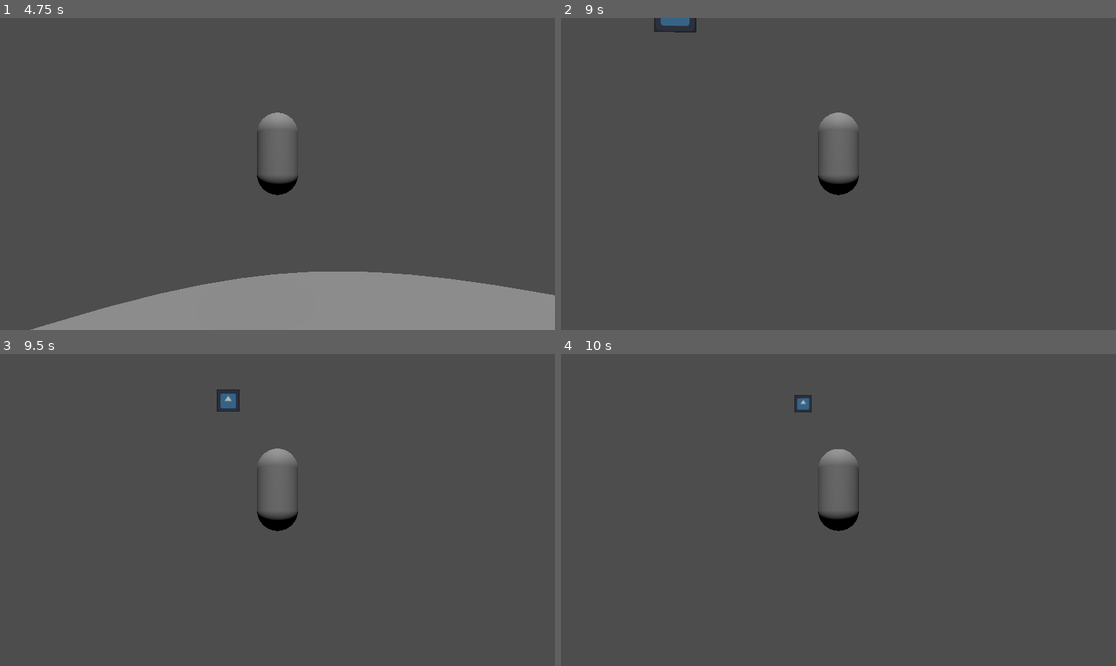
Above: before the commit, frames 1-4 (two rows, left to right).
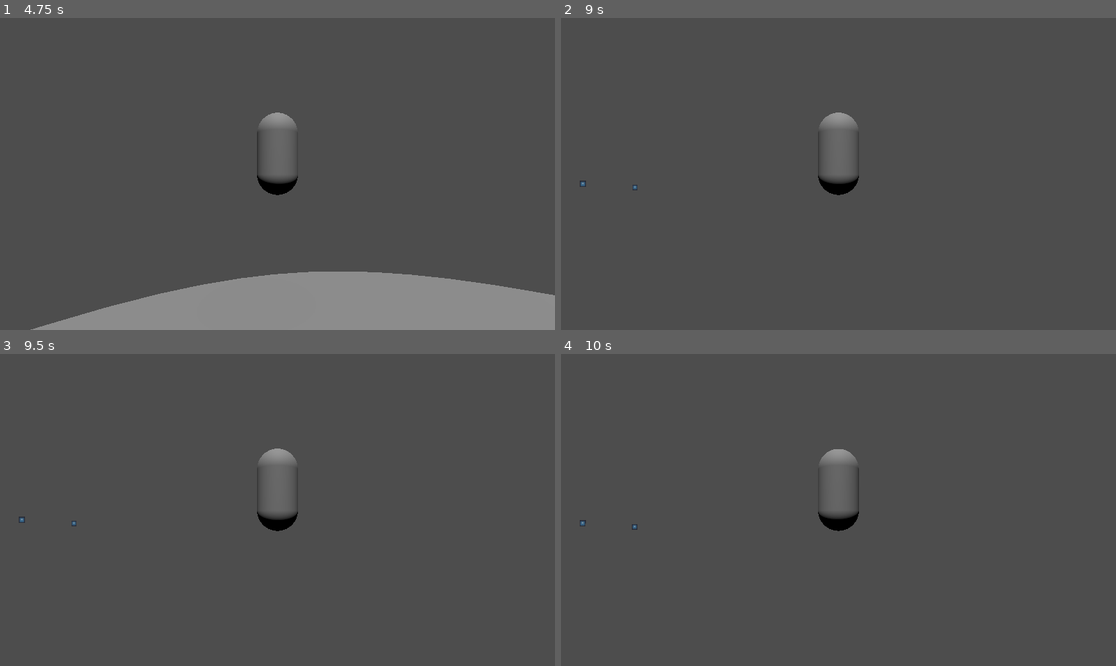
Above: after the commit, the same moments.

Repository: Al1002/hackTuesX
Game: Godot game, scene res://main.tscn
Two runs of this game, one before a commit and one after it. Both use one fixed random seed, a clock stepped at 60 frames per second and the inputs below. The engine's default icon, where the game draws it, is replaced by a stand-in: a white triangle on a blue panel in a dark square.
Inputs (mouse positions are in pixels of both pictures, inside the frame that each line leads up to):
- Up to frame 1 (4.75 s): move the mouse to (271, 180) at 0.52 s; hold Up (ui_up) 0.53-2.78 s; tap Space (jump) at 0.77, 1.52, 3.02, 3.77, 4.52 s; move the mouse to (316, 177) at 1.27 s; move the mouse to (233, 170) at 2.02 s; move the mouse to (283, 174) at 2.77 s; hold Left (ui_left) 2.78-3.53 s; move the mouse to (255, 167) at 3.52 s; hold Up (ui_up) from 3.53 s (still down); move the mouse to (305, 174) at 4.27 s
- Up to frame 2 (9 s): move the mouse to (810, 174) at 5.02 s; move the mouse to (849, 167) at 5.77 s; release Up (ui_up) at 5.78 s; hold Right (ui_right) 5.78-6.53 s; tap Space (jump) at 6.02, 6.77, 7.25, 7.52, 8.75 s; tap Enter at 6.5, 8 s; move the mouse to (832, 180) at 6.52 s; hold Up (ui_up) 6.53-8.78 s; move the mouse to (877, 177) at 7.27 s; move the mouse to (794, 170) at 8.02 s; move the mouse to (844, 174) at 8.77 s; hold Left (ui_left) from 8.78 s (still down)
- Up to frame 3 (9.5 s): keep holding Left (ui_left); tap Space (jump) at 9.02 s
- Up to frame 4 (10 s): move the mouse to (816, 503) at 9.52 s; release Left (ui_left) at 9.53 s; hold Up (ui_up) from 9.53 s (still down); tap Space (jump) at 9.77 s

Frame 1 is identical in both runs. In frame 2, 0.4% of the frame differs, in the area x 3-25%, y 0-56%; in frame 3, 0.3%; in frame 4, 0.2%.

Commit message:
Kill me

Diff:
--- a/Spawner.gd
+++ b/Spawner.gd
@@ -1,29 +1,37 @@
 extends Node3D
 
 @export var spawning_scene : PackedScene
-
+var spawnPoint : Vector3
+var spawnRadius : float = 50
+var rotationSpeed : float = 100
 # Called when the node enters the scene tree for the first time.
 func _ready():
 	$Timer.wait_time = 1
 	$Timer.autostart = true
 	$Timer.start()
+	spawnPoint = position
 
-# Called every frame. 'delta' is the elapsed time since the previous frame.
-func _process(delta):
-	pass
 
 func spawn():
 	var spawned = spawning_scene.instantiate()
-	var dir = Vector3(randf_range(-1,1),randf_range(-1,1),randf_range(-1,1)).normalized()
-	spawned.position = self.global_position
+
+	# Set initial position of the fish to be on the circle
+	var angle = randf_range(0, 360)
+	var radians = deg_to_rad(angle)
+	var xOffset = spawnPoint.x + spawnRadius * cos(radians)
+	var zOffset = spawnPoint.z + spawnRadius * sin(radians)
+	spawned.position = Vector3(xOffset, randf_range(-1,1), zOffset)
+
+	# Add fish to the scene
 	add_child(spawned)
-	spawned.dir = dir
-	return spawned
 
-func spawn_school():
-	pass
-
-
+func _process(delta):
+	for child in get_children():
+		if child is Timer:
+			break
+		var pos = child.position - spawnPoint
+		var new_pos = Vector3(pos.x * cos(rotationSpeed * delta) - pos.z * sin(rotationSpeed * delta),pos.x * sin(rotationSpeed * delta) + pos.z * cos(rotationSpeed * delta),pos.y)
+		child.position = spawnPoint + new_pos
 
 func _on_timer_timeout():
 	spawn()
--- a/main.tscn
+++ b/main.tscn
@@ -38,4 +38,7 @@
 [node name="Camera3D" type="Camera3D" parent="Player_character/SpringArm3D"]
 transform = Transform3D(1, 0, 0, 0, 1, 0, 0, 0, 1, 2.38419e-07, -0.0459095, 2.95023)
 
-[node name="Spawner" parent="." instance=ExtResource("2_djukj")]
+[node name="Node" type="Node" parent="Player_character"]
+
+[node name="Spawner" parent="Player_character" instance=ExtResource("2_djukj")]
+transform = Transform3D(1, 0, 0, 0, 1, 0, 0, 0, 1, 0, -2.06043, 0)
Not shown: 1 places in character_body.tscn that only renumber resources
Not shown: 1 places in fish.tscn that only renumber resources
Not shown: 1 places in main.tscn that only renumber resources
Not shown: 1 places in spawner.tscn that only renumber resources
